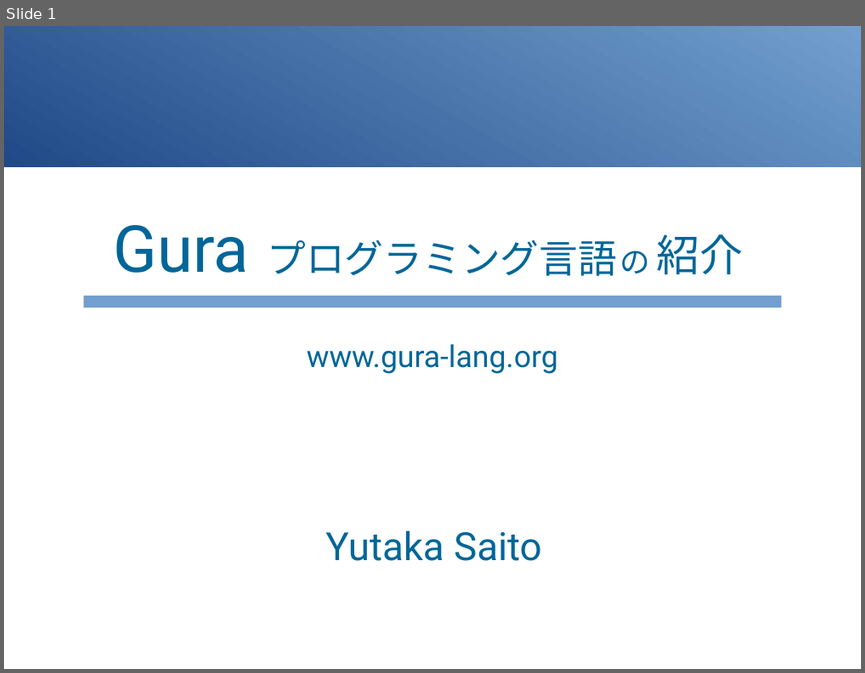
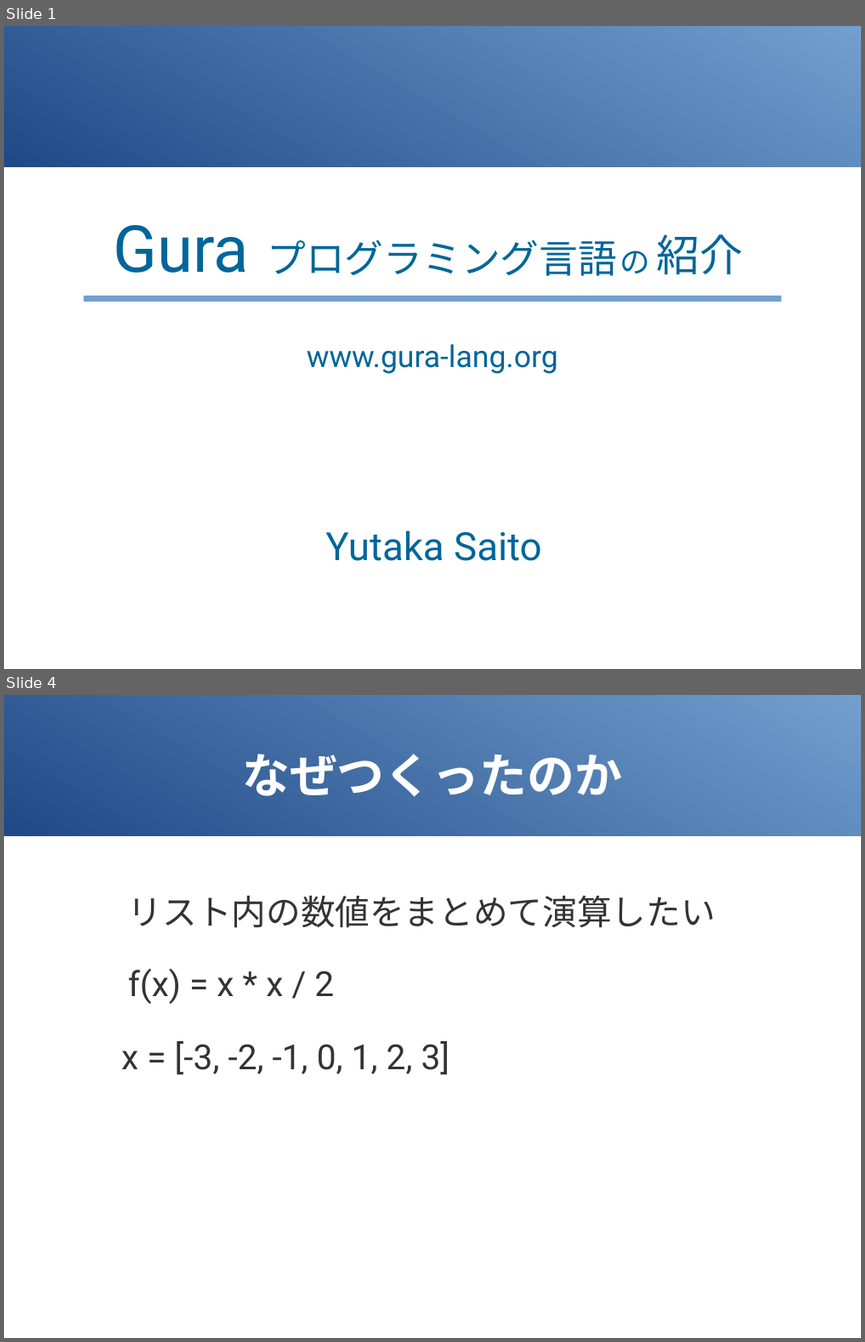
Before and after one commit to gura-lang/gura-doc, a slide deck: presentation/gura-introduction.odp. Shown one above the other, each under a label of ours: slide 1 before the commit, slides 1 and 4 after it; the slides between them are not shown. The pictures are 865x673 and 865x1342 pixels, drawn with LibreOffice and Linux fonts; fonts in the diff are those of the drawing. Boxes give left, top, right and bottom in pixels: in the first picture for what was removed or moved away, otherwise in the second. Text is boxed around its words. In the diff, an @@ line names an element or a change of style, - is before the commit and + after.

```diff
--- a/presentation/gura-introduction.odp
+++ b/presentation/gura-introduction.odp
@@ slide 4 added at box(4, 695, 861, 1338), background #FFFFFF; not listed: 1 template element that a slide beside it also shows @@
@@ title added at box(242, 754, 622, 797), 44 pt, text #FFFFFF, bold @@
+なぜつくったのか
@@ text added at box(128, 896, 715, 928), 32 pt, text #333333 @@
+リスト内の数値をまとめて演算したい
@@ text added at box(128, 968, 334, 1004), 32 pt, text #333333 @@
+f(x) = x * x / 2
@@ text added at box(121, 1041, 450, 1075), 32 pt, text #333333 @@
+x = [-3, -2, -1, 0, 1, 2, 3]
@@ slide 1 changed as well @@
@@ rectangle: place and size @@
-rectangle at box(83, 295, 782, 307)
+rectangle at box(83, 295, 782, 301)
```
Also in this commit, not shown: 1 other slide changed, 5 other slides added, 2 slides removed, 1 other file.
